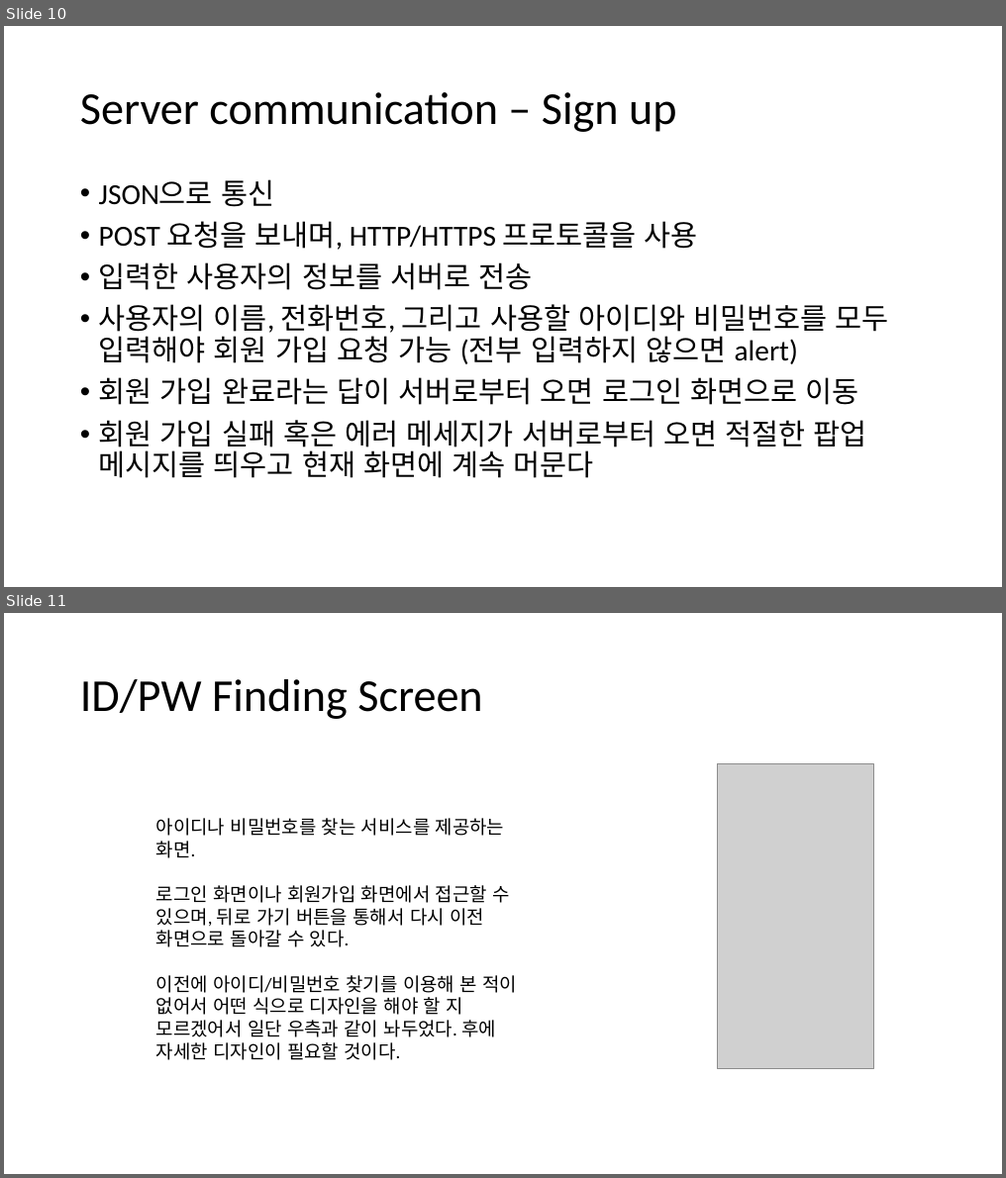
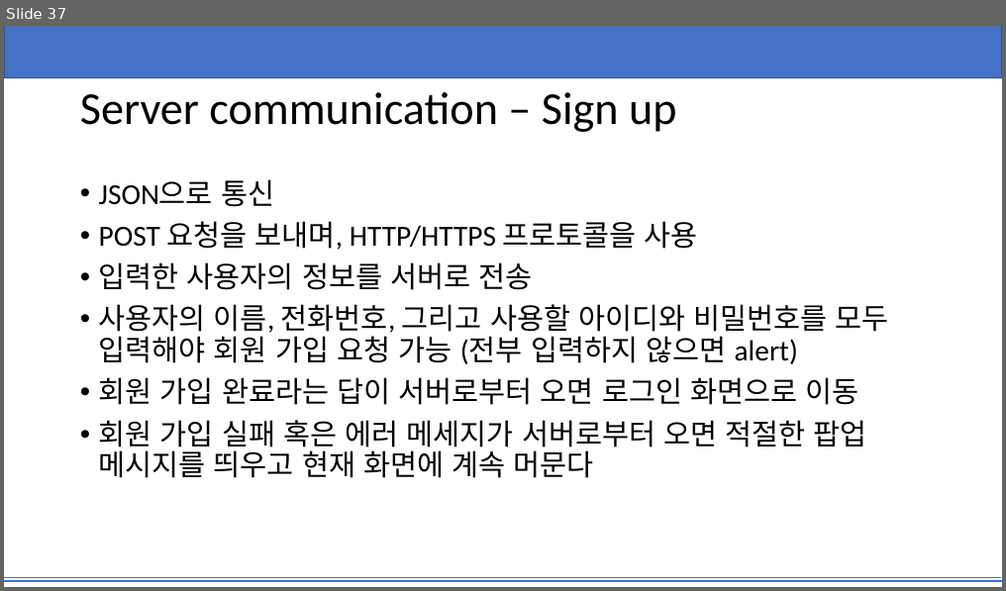
Before and after one commit to yjin910/Technonia_i_app, a slide deck: TEMS.pptx. Shown one above the other, each under a label of ours: slides 10 and 11 before the commit, slide 37 after it. The pictures are 1006x1178 and 1006x591 pixels, drawn with LibreOffice and Linux fonts; fonts in the diff are those of the drawing; grey boxes stand for pictures. Boxes give left, top, right and bottom in pixels: in the first picture for what was removed or moved away, otherwise in the second. Text is boxed around its words. In the diff, an @@ line names an element or a change of style, - is before the commit and + after.

```diff
--- a/TEMS.pptx
+++ b/TEMS.pptx
@@ slide 11 removed at box(4, 613, 1002, 1174), background #FFFFFF @@
@@ title removed at box(80, 679, 482, 719) @@
-ID/PW Finding Screen
@@ picture removed at box(718, 764, 874, 1069) @@
@@ text removed at box(156, 818, 517, 1060) @@
-아이디나 비밀번호를 찾는 서비스를 제공하는 화면.
-로그인 화면이나 회원가입 화면에서 접근할 수 있으며, 뒤로 가기 버튼을 통해서 다시 이전 화면으로 돌아갈 수 있다.
-이전에 아이디/비밀번호 찾기를 이용해 본 적이 없어서 어떤 식으로 디자인을 해야 할 지 모르겠어서 일단 우측과 같이 놔두었다. 후에 자세한 디자인이 필요할 것이다.
@@ what was slide 10 is now slide 37 @@
@@ slide 37 changed as well @@
@@ rectangle added at box(4, 26, 1002, 78), fill #4472C4, outline #325491 1 pt @@
@@ line added from (4, 577) to (1001, 577), #4472C4 0.5 pt @@
@@ line added from (4, 581) to (1002, 581), #4472C4 2 pt @@
```
Also in this commit, not shown: 35 other slides changed, 3 slides added.
